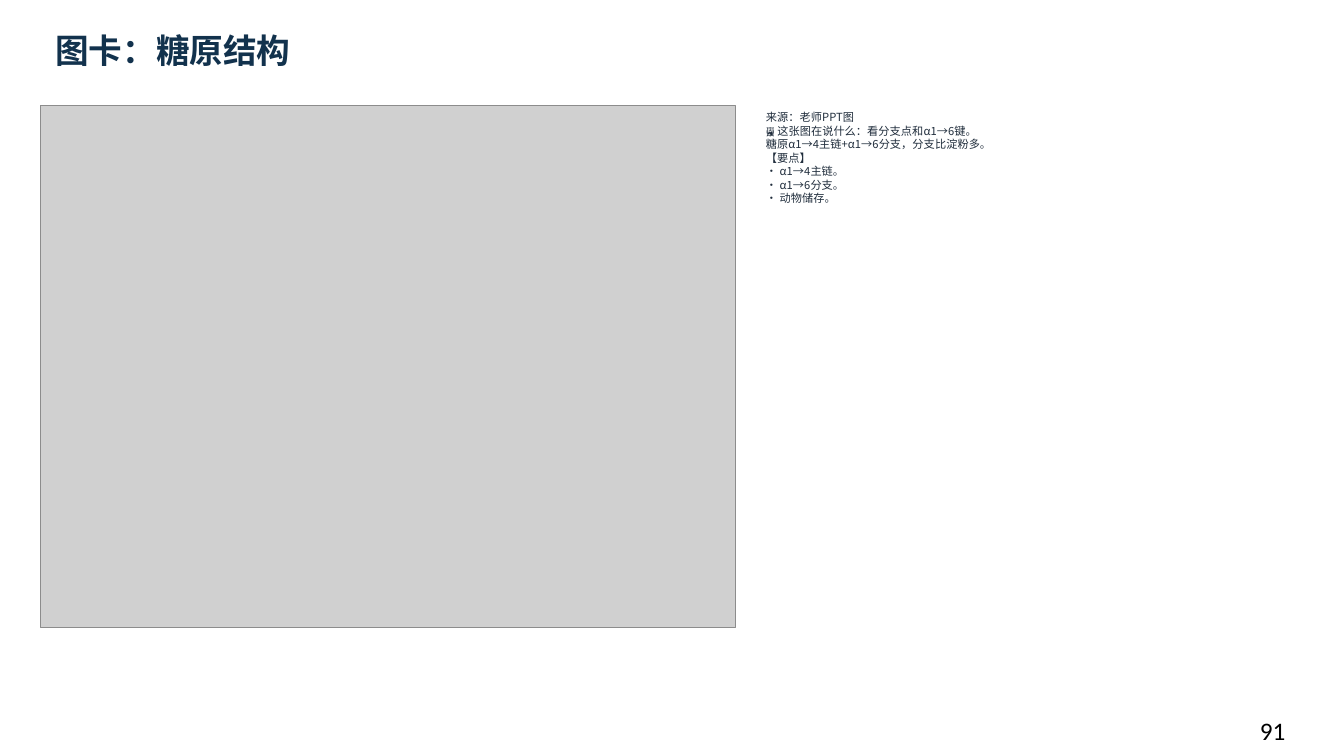
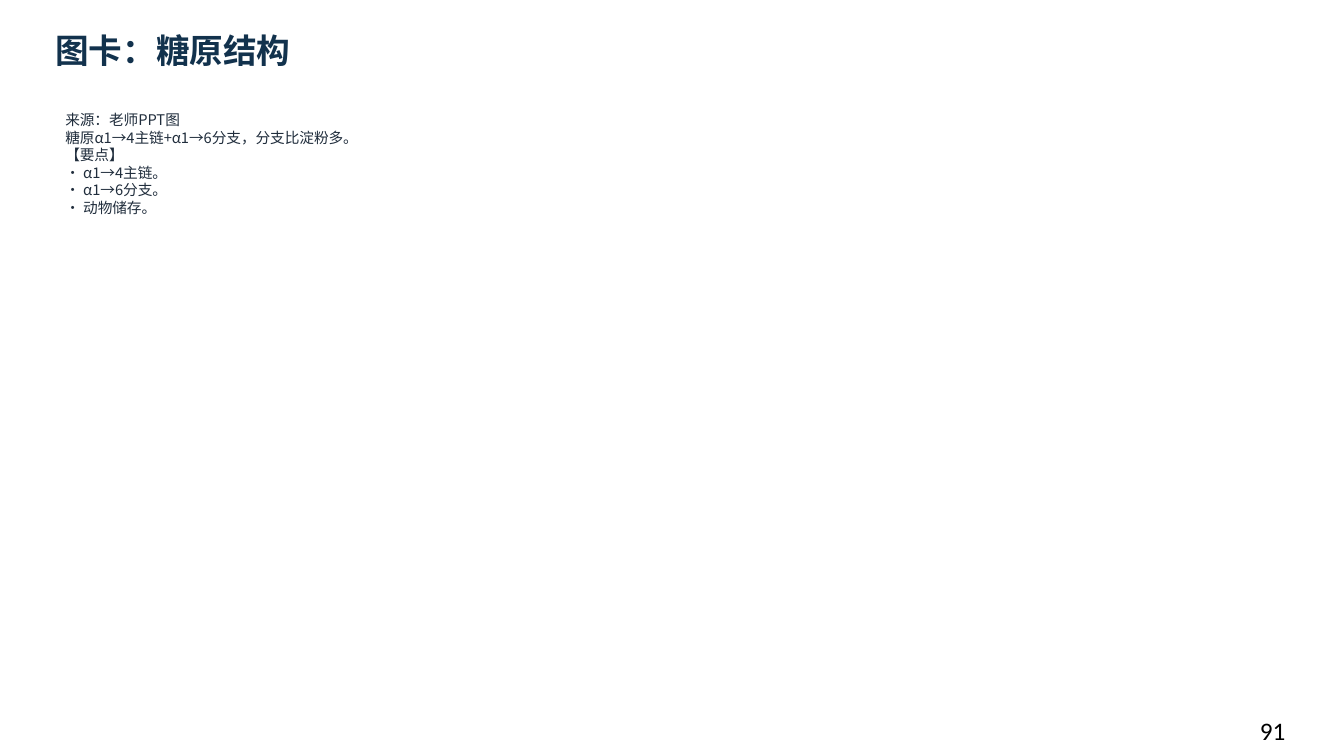
Before and after one commit to newkan-li/Biochemistry, a slide deck: slide 91 of downloads/bc09-ai-style.pptx. Drawn at 1344x756 pixels with LibreOffice and Linux fonts; fonts in the diff are those of the drawing; grey boxes stand for pictures. Boxes give left, top, right and bottom in pixels: in the first picture for what was removed or moved away, otherwise in the second. Text is boxed around its words. In the diff, an @@ line names an element or a change of style, - is before the commit and + after.

```diff
--- a/downloads/bc09-ai-style.pptx
+++ b/downloads/bc09-ai-style.pptx
@@ picture removed at (40,106,736,627) @@
@@ text at (65,112,358,214): text changed; size 8 to 10.5 pt @@
-来源：老师PPT图
-🖼 这张图在说什么：看分支点和α1→6键。
-糖原α1→4主链+α1→6分支，分支比淀粉多。
-【要点】
-• α1→4主链。
-• α1→6分支。
-• 动物储存。
+来源：老师PPT图
+糖原α1→4主链+α1→6分支，分支比淀粉多。
+【要点】
+• α1→4主链。
+• α1→6分支。
+• 动物储存。
```
Also in this commit, not shown: 15 other slides changed, 15 other files.
